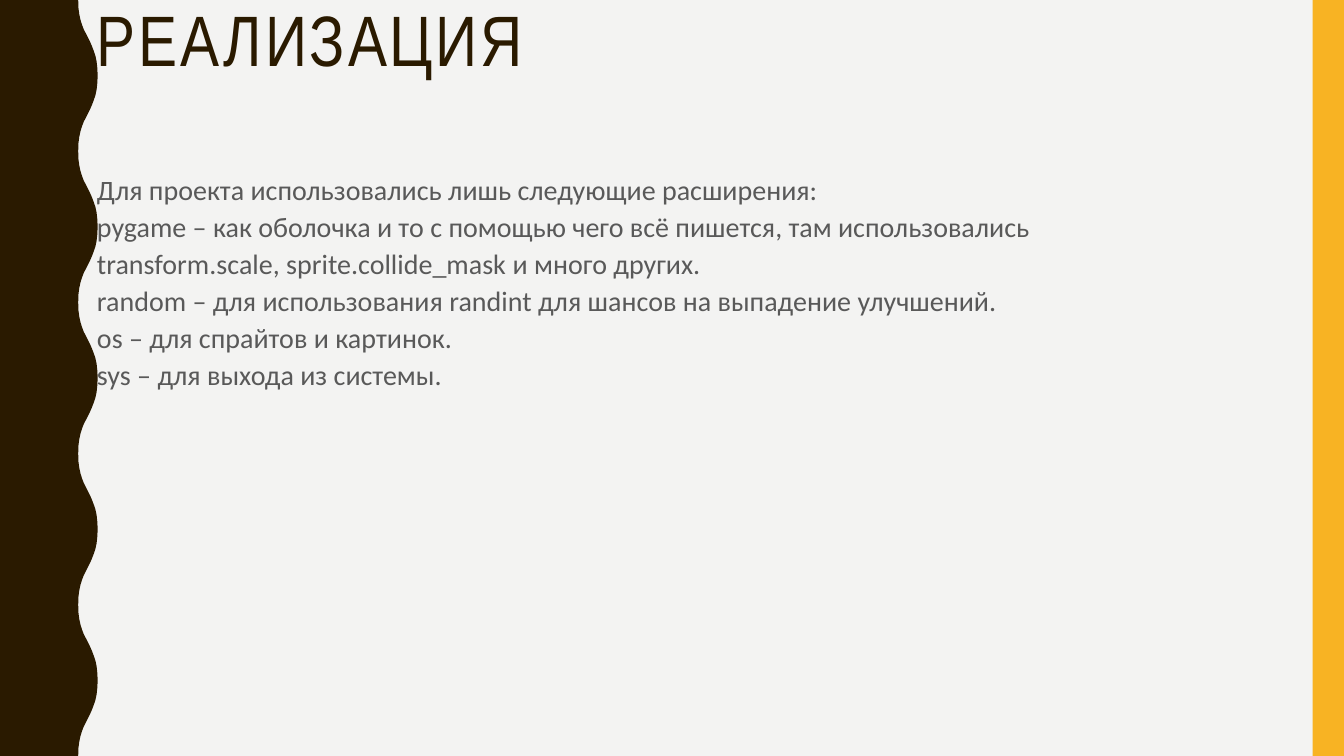
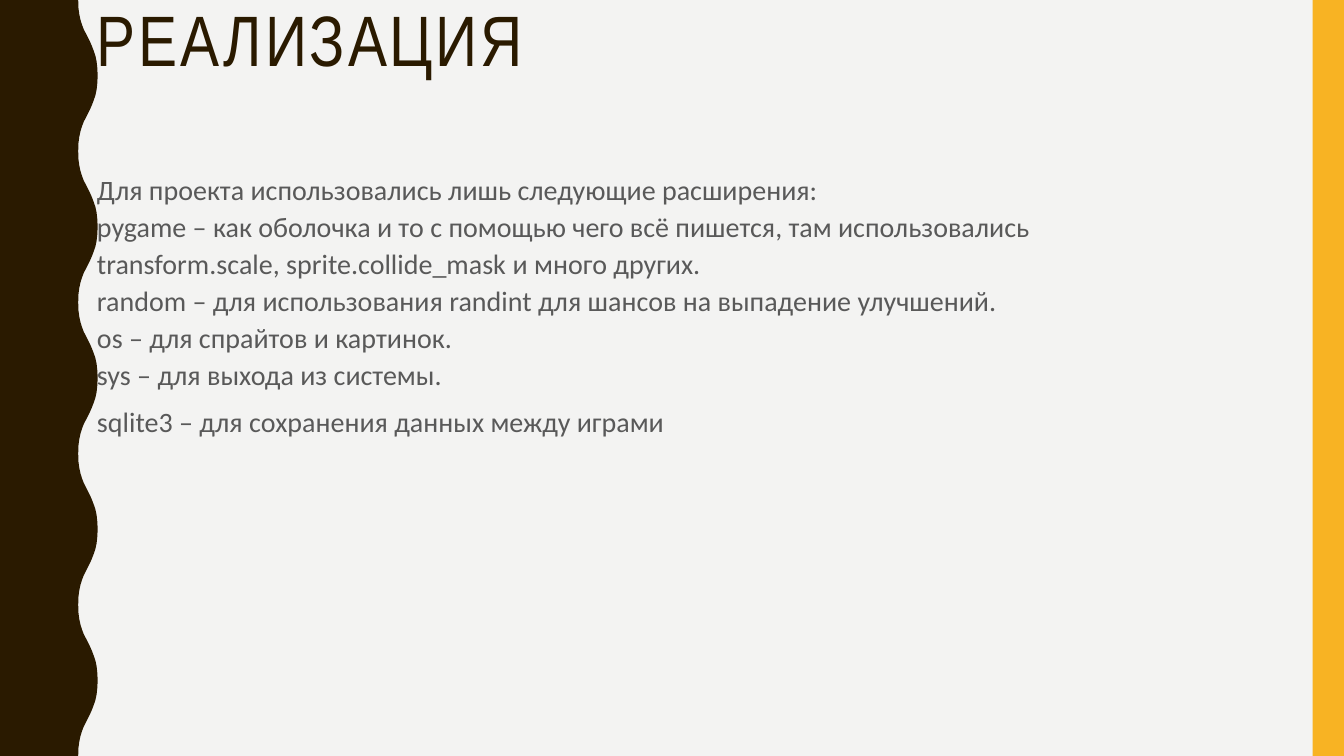
Before and after one commit to ltrc125/Yandex-Lyceum-Project, a slide deck: slide 3 of Проект Яндекс Лицей.pptx. Drawn at 1344x756 pixels with LibreOffice and Linux fonts; fonts in the diff are those of the drawing. Boxes give left, top, right and bottom in pixels: in the first picture for what was removed or moved away, otherwise in the second. Text is boxed around its words. In the diff, an @@ line names an element or a change of style, - is before the commit and + after.

```diff
--- a/Проект Яндекс Лицей.pptx
+++ b/Проект Яндекс Лицей.pptx
@@ text at (97, 412, 664, 437): paragraph added @@
+sqlite3 – для сохранения данных между играми
```
Also in this commit, not shown: 1 other slide changed.
